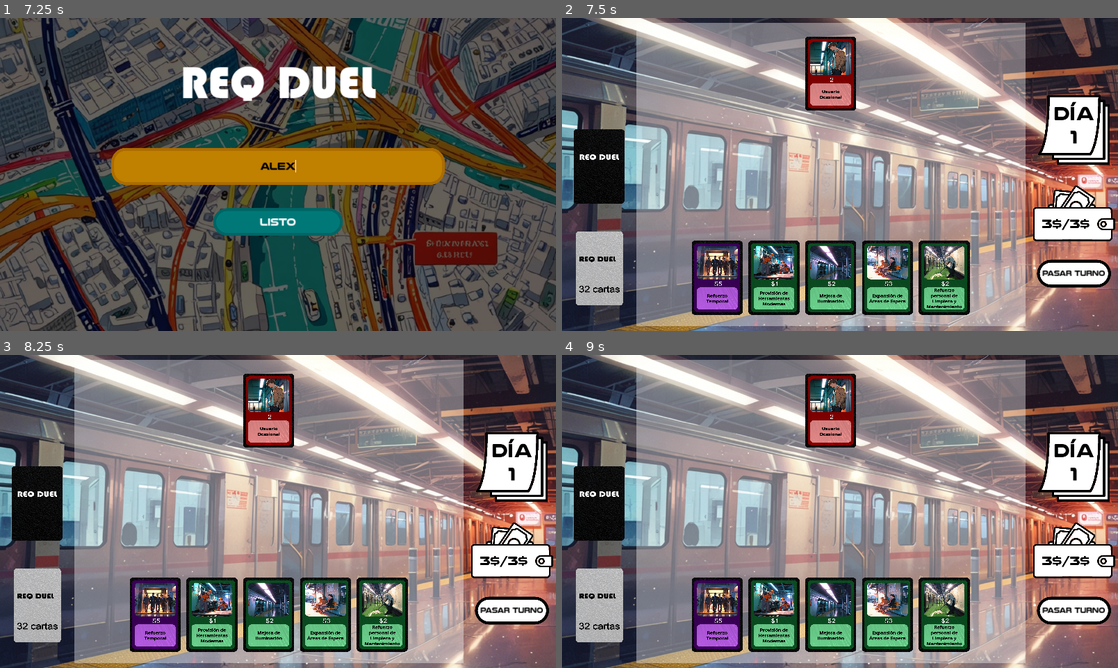
Above: before the commit, frames 1-4 (two rows, left to right).
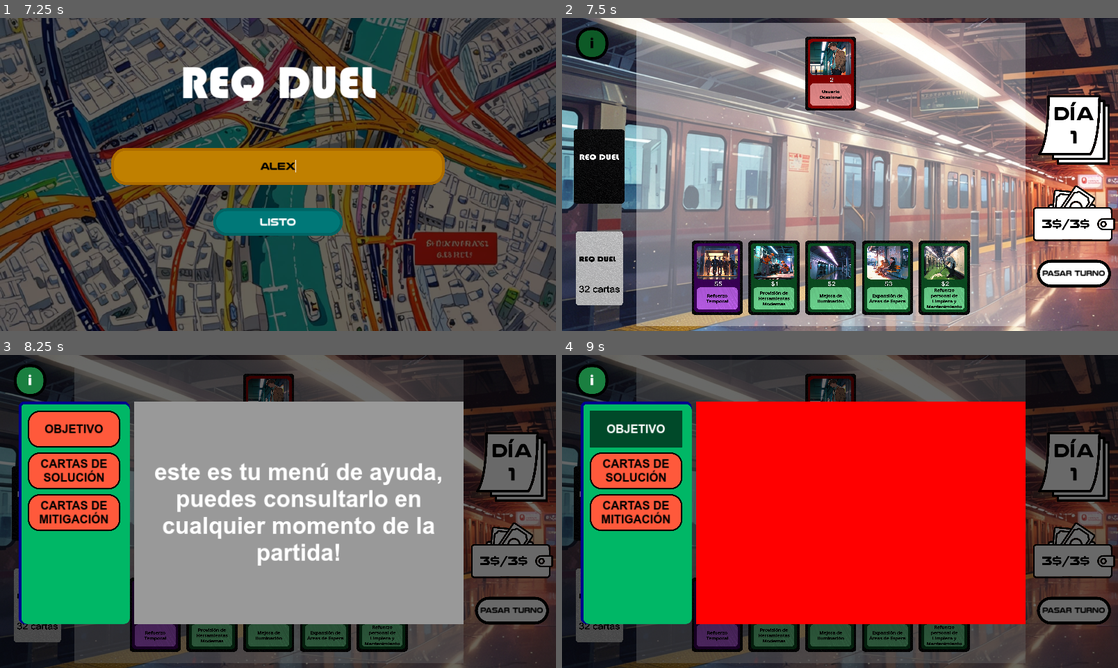
Above: after the commit, the same moments.

Repository: Shamorrito/ProyectoTitulo
Game: Godot game, scene res://Scenes/TitleScreen/SC_TitleScreen.tscn
Same seed, same stepped clock (60 frames per second), same inputs: the game is played once before the commit and once after it.
Inputs (mouse positions are in pixels of both pictures, inside the frame that each line leads up to):
- Up to frame 1 (7.25 s): click "¿Cómo Jugar?" at 0.5 s; click "Volver" at 1.25 s; click "¿Cómo Jugar?" at 2 s; click "»»»" at 2.75 s; click "«««" at 3.5 s; click "Volver" at 4.25 s; click "Ver Proyectos" at 5 s; click "Proyecto 1: Metro" at 5.75 s; click (278, 165) at 6.52 s; type "Alex" at 6.6 s
- Up to frame 2 (7.5 s): click "listo" at 7.25 s
- Up to frame 3 (8.25 s): click (27, 380) at 8 s, where only the run after the commit has a clickable "i"
- Up to frame 4 (9 s): click (634, 430) at 8.75 s, where only the run after the commit has a clickable "OBJETIVO"

Frame 1 is identical in both runs. In frame 2, 0.5% of the frame differs, in the area x 2-9%, y 2-14%; in frame 3, 85%; in frame 4, 95%, in the area x 0-100%, y 0-100%.

Commit message:
RD v1.2 06-11

Diff:
--- a/ReqDuel_v1.2/Scenes/BotonAyuda/BotonAyuda.gd
+++ b/ReqDuel_v1.2/Scenes/BotonAyuda/BotonAyuda.gd
@@ -1,11 +1,38 @@
 extends Node2D
 
+signal btn_ayuda_toggled(toggled_on)  # Definir la señal
 
 # Called when the node enters the scene tree for the first time.
 func _ready():
-	pass # Replace with function body.
-
+	pass
 
 # Called every frame. 'delta' is the elapsed time since the previous frame.
 func _process(delta):
 	pass
+
+func _on_btn_ayuda_toggled(toggled_on):
+	$BtnAyuda/MenuAyuda.visible = toggled_on  # Cambiar la visibilidad del menú de ayuda
+	if toggled_on:
+		$AyudaOverlay.visible = true
+		print("UNO")
+	else:
+		$AyudaOverlay.visible = false
+		print("DOS")
+
+func _on_ayuda_objetivo_toggled(toggled_on):
+	if toggled_on:
+		$BtnAyuda/MenuAyuda/AyudaObjetivo/LabelObjetivo.visible = true
+	else:
+		$BtnAyuda/MenuAyuda/AyudaObjetivo/LabelObjetivo.visible = false
+
+func _on_ayuda_solucion_toggled(toggled_on):
+	if toggled_on:
+		$BtnAyuda/MenuAyuda/AyudaSolucion/LabelSolucion.visible = true
+	else:
+		$BtnAyuda/MenuAyuda/AyudaSolucion/LabelSolucion.visible = false
+
+func _on_ayuda_mitigacion_toggled(toggled_on):
+	if toggled_on:
+		$BtnAyuda/MenuAyuda/AyudaMitigacion/LabelMitigacion.visible = true
+	else:
+		$BtnAyuda/MenuAyuda/AyudaMitigacion/LabelMitigacion.visible = false
--- a/ReqDuel_v1.2/Scenes/BotonAyuda/BotonAyuda.tscn
+++ b/ReqDuel_v1.2/Scenes/BotonAyuda/BotonAyuda.tscn
@@ -1,7 +1,11 @@
-[gd_scene load_steps=8 format=3 uid="uid://c370rvm21bnep"]
+[gd_scene load_steps=14 format=3 uid="uid://c370rvm21bnep"]
 
 [ext_resource type="Script" path="res://Scenes/BotonAyuda/BotonAyuda.gd" id="1_yo6am"]
 [ext_resource type="FontFile" uid="uid://c8hbdvi0h5ga5" path="res://Assets/Fonts/BAUHS93.ttf" id="2_3m7r3"]
+[ext_resource type="FontFile" uid="uid://ca7fwybyve5qb" path="res://Assets/Fonts/ARIALBD.TTF" id="3_70lr4"]
+
+[sub_resource type="StyleBoxFlat" id="StyleBoxFlat_jwj7g"]
+bg_color = Color(0, 0, 0, 0.588235)
 
 [sub_resource type="StyleBoxFlat" id="StyleBoxFlat_rirot"]
 bg_color = Color(0.0509804, 0.34902, 0.14902, 1)
@@ -28,10 +32,7 @@
 corner_radius_bottom_left = 50
 
 [sub_resource type="StyleBoxFlat" id="StyleBoxFlat_y7icg"]
-bg_color = Color(0.823636, 0.000533289, 0.82363, 1)
-
-[sub_resource type="StyleBoxFlat" id="StyleBoxFlat_8f5kh"]
-bg_color = Color(0.0327394, 0, 0.868446, 1)
+bg_color = Color(0.101023, 0.49625, 0.252097, 1)
 border_width_left = 10
 border_width_top = 10
 border_width_right = 10
@@ -46,41 +47,162 @@
 bg_color = Color(6.59391e-06, 0.715961, 0.400697, 1)
 border_width_left = 10
 border_width_top = 10
-border_color = Color(0, 0.634182, 0.548346, 1)
+border_color = Color(0, 0, 0.54902, 1)
 corner_radius_top_left = 20
 corner_radius_top_right = 20
 corner_radius_bottom_right = 20
 corner_radius_bottom_left = 20
 
+[sub_resource type="StyleBoxFlat" id="StyleBoxFlat_pbkv6"]
+
+[sub_resource type="StyleBoxFlat" id="StyleBoxFlat_6egql"]
+bg_color = Color(1, 0.347823, 0.2314, 1)
+border_width_left = 5
+border_width_top = 5
+border_width_right = 5
+border_width_bottom = 5
+border_color = Color(0, 0, 0, 1)
+corner_radius_top_left = 40
+corner_radius_top_right = 40
+corner_radius_bottom_right = 40
+corner_radius_bottom_left = 40
+
+[sub_resource type="StyleBoxFlat" id="StyleBoxFlat_d3txn"]
+bg_color = Color(1, 0, 0, 1)
+
+[sub_resource type="StyleBoxFlat" id="StyleBoxFlat_47amw"]
+bg_color = Color(0, 1, 0, 1)
+
+[sub_resource type="StyleBoxFlat" id="StyleBoxFlat_fp0r1"]
+bg_color = Color(0, 0, 1, 1)
+
 [node name="BotonAyuda" type="Node2D"]
+position = Vector2(40, 24)
 script = ExtResource("1_yo6am")
 
-[node name="BotonAyuda" type="Button" parent="."]
-z_index = 20
-z_as_relative = false
+[node name="AyudaOverlay" type="Label" parent="."]
+visible = false
+z_index = 1
+offset_left = -40.0
+offset_top = -24.0
+offset_right = 1880.0
+offset_bottom = 1056.0
+theme_override_styles/normal = SubResource("StyleBoxFlat_jwj7g")
+metadata/_edit_lock_ = true
+
+[node name="BtnAyuda" type="Button" parent="."]
+z_index = 50
 offset_left = 8.0
 offset_top = 8.0
 offset_right = 120.0
 offset_bottom = 120.0
-theme_override_colors/font_color = Color(1, 1, 1, 1)
-theme_override_colors/font_pressed_color = Color(0.758192, 0.758192, 0.758192, 1)
+focus_mode = 0
+theme_override_colors/font_color = Color(0.00184107, 0.00184107, 0.00184107, 1)
+theme_override_colors/font_pressed_color = Color(1, 1, 1, 1)
+theme_override_colors/font_hover_color = Color(0.423651, 0.423651, 0.423651, 1)
+theme_override_colors/font_hover_pressed_color = Color(1, 1, 1, 1)
 theme_override_fonts/font = ExtResource("2_3m7r3")
 theme_override_font_sizes/font_size = 50
 theme_override_styles/normal = SubResource("StyleBoxFlat_rirot")
 theme_override_styles/hover = SubResource("StyleBoxFlat_3tuf6")
 theme_override_styles/pressed = SubResource("StyleBoxFlat_y7icg")
-theme_override_styles/focus = SubResource("StyleBoxFlat_8f5kh")
 toggle_mode = true
 text = "i"
 
-[node name="Label" type="Label" parent="."]
+[node name="MenuAyuda" type="Label" parent="BtnAyuda"]
+visible = false
 z_index = 1
-offset_left = 128.0
+offset_left = 16.0
 offset_top = 128.0
-offset_right = 640.0
+offset_right = 400.0
+offset_bottom = 896.0
+theme_override_styles/normal = SubResource("StyleBoxFlat_v0bdo")
+
+[node name="AyudaInicio" type="Label" parent="BtnAyuda/MenuAyuda"]
+layout_mode = 0
+offset_left = 400.0
+offset_right = 1536.0
 offset_bottom = 768.0
-theme_override_styles/normal = SubResource("StyleBoxFlat_v0bdo")
-
-[node name="Button" type="Button" parent="."]
-offset_right = 8.0
-offset_bottom = 8.0
+theme_override_fonts/font = ExtResource("3_70lr4")
+theme_override_font_sizes/font_size = 80
+theme_override_styles/normal = SubResource("StyleBoxFlat_pbkv6")
+text = "este es tu menú de ayuda, puedes consultarlo en cualquier momento de la partida!"
+horizontal_alignment = 1
+vertical_alignment = 1
+autowrap_mode = 3
+
+[node name="AyudaObjetivo" type="Button" parent="BtnAyuda/MenuAyuda"]
+z_index = 2
+offset_left = 32.0
+offset_top = 32.0
+offset_right = 352.0
+offset_bottom = 160.0
+focus_mode = 0
+theme_override_colors/font_color = Color(0, 0, 0, 1)
+theme_override_fonts/font = ExtResource("3_70lr4")
+theme_override_font_sizes/font_size = 40
+theme_override_styles/normal = SubResource("StyleBoxFlat_6egql")
+toggle_mode = true
+text = "OBJETIVO"
+
+[node name="LabelObjetivo" type="Label" parent="BtnAyuda/MenuAyuda/AyudaObjetivo"]
+visible = false
+z_index = 3
+offset_left = 368.0
+offset_top = -32.0
+offset_right = 1504.0
+offset_bottom = 736.0
+theme_override_styles/normal = SubResource("StyleBoxFlat_d3txn")
+
+[node name="AyudaSolucion" type="Button" parent="BtnAyuda/MenuAyuda"]
+z_index = 2
+offset_left = 32.0
+offset_top = 176.0
+offset_right = 352.0
+offset_bottom = 304.0
+focus_mode = 0
+theme_override_colors/font_color = Color(0, 0, 0, 1)
+theme_override_fonts/font = ExtResource("3_70lr4")
+theme_override_font_sizes/font_size = 40
+theme_override_styles/normal = SubResource("StyleBoxFlat_6egql")
+toggle_mode = true
+text = "CARTAS DE
+SOLUCIÓN"
+
+[node name="LabelSolucion" type="Label" parent="BtnAyuda/MenuAyuda/AyudaSolucion"]
+visible = false
+z_index = 3
+offset_left = 368.0
+offset_top = -176.0
+offset_right = 1504.0
+offset_bottom = 592.0
+theme_override_styles/normal = SubResource("StyleBoxFlat_47amw")
+
+[node name="AyudaMitigacion" type="Button" parent="BtnAyuda/MenuAyuda"]
+z_index = 2
+offset_left = 32.0
+offset_top = 320.0
+offset_right = 352.0
+offset_bottom = 448.0
+focus_mode = 0
+theme_override_colors/font_color = Color(0, 0, 0, 1)
+theme_override_fonts/font = ExtResource("3_70lr4")
+theme_override_font_sizes/font_size = 40
+theme_override_styles/normal = SubResource("StyleBoxFlat_6egql")
+toggle_mode = true
+text = "CARTAS DE
+MITIGACIÓN"
+
+[node name="LabelMitigacion" type="Label" parent="BtnAyuda/MenuAyuda/AyudaMitigacion"]
+visible = false
+z_index = 3
+offset_left = 368.0
+offset_top = -320.0
+offset_right = 1504.0
+offset_bottom = 448.0
+theme_override_styles/normal = SubResource("StyleBoxFlat_fp0r1")
+
+[connection signal="toggled" from="BtnAyuda" to="." method="_on_btn_ayuda_toggled"]
+[connection signal="toggled" from="BtnAyuda/MenuAyuda/AyudaObjetivo" to="." method="_on_ayuda_objetivo_toggled"]
+[connection signal="toggled" from="BtnAyuda/MenuAyuda/AyudaSolucion" to="." method="_on_ayuda_solucion_toggled"]
+[connection signal="toggled" from="BtnAyuda/MenuAyuda/AyudaMitigacion" to="." method="_on_ayuda_mitigacion_toggled"]
--- a/ReqDuel_v1.2/Scenes/CardSelector/SC_CardSelector.tscn
+++ b/ReqDuel_v1.2/Scenes/CardSelector/SC_CardSelector.tscn
@@ -8,4 +8,5 @@
 script = ExtResource("1_r0kgk")
 
 [node name="CardSlots" parent="." instance=ExtResource("2_0sbbl")]
+z_index = 1
 position = Vector2(928, 544)
--- a/ReqDuel_v1.2/Scenes/MetroLevel/SC_MetroLevel.tscn
+++ b/ReqDuel_v1.2/Scenes/MetroLevel/SC_MetroLevel.tscn
@@ -43,6 +43,13 @@
 texture = ExtResource("2_uokse")
 metadata/_edit_lock_ = true
 
+[node name="Overlay" type="ColorRect" parent="."]
+visible = false
+z_index = 6
+offset_right = 1920.0
+offset_bottom = 1088.0
+color = Color(0, 0, 0, 0.752941)
+
 [node name="Tablero" type="Sprite2D" parent="."]
 modulate = Color(1, 1, 1, 0.384314)
 z_index = 2
@@ -68,13 +75,6 @@
 [node name="UI" parent="." instance=ExtResource("3_2kus1")]
 z_index = 3
 position = Vector2(1768, 386)
-
-[node name="Overlay" type="ColorRect" parent="."]
-visible = false
-z_index = 6
-offset_right = 1920.0
-offset_bottom = 1088.0
-color = Color(0, 0, 0, 0.752941)
 
 [node name="Deck" type="Sprite2D" parent="."]
 z_index = 1
@@ -154,12 +154,9 @@
 position = Vector2(832, 224)
 
 [node name="BotonAyuda" parent="." instance=ExtResource("2_7anm3")]
-visible = false
 z_index = 20
-position = Vector2(64, 40)
 
 [node name="Mitigacion" type="AudioStreamPlayer2D" parent="."]
-visible = false
 stream = ExtResource("9_5h0s1")
 
 [node name="SinEfecto" type="AudioStreamPlayer2D" parent="."]
--- a/ReqDuel_v1.2/Scenes/MetroLevel/Scrpt_MetroLevel.gd
+++ b/ReqDuel_v1.2/Scenes/MetroLevel/Scrpt_MetroLevel.gd
@@ -36,7 +36,6 @@
 		new_card.ID = dealed
 		# Datos a agregar
 		var nueva_solucion = "Solucion X"  # Puede ser cualquier tipo de dato: string, int, etc.
-		#new_card.Imagen = card_data["cardImage"]
 		new_card.cardName = card_data["cardName"]
 		new_card.cost = card_data["cost"]
 		new_card.description = card_data["description"]
